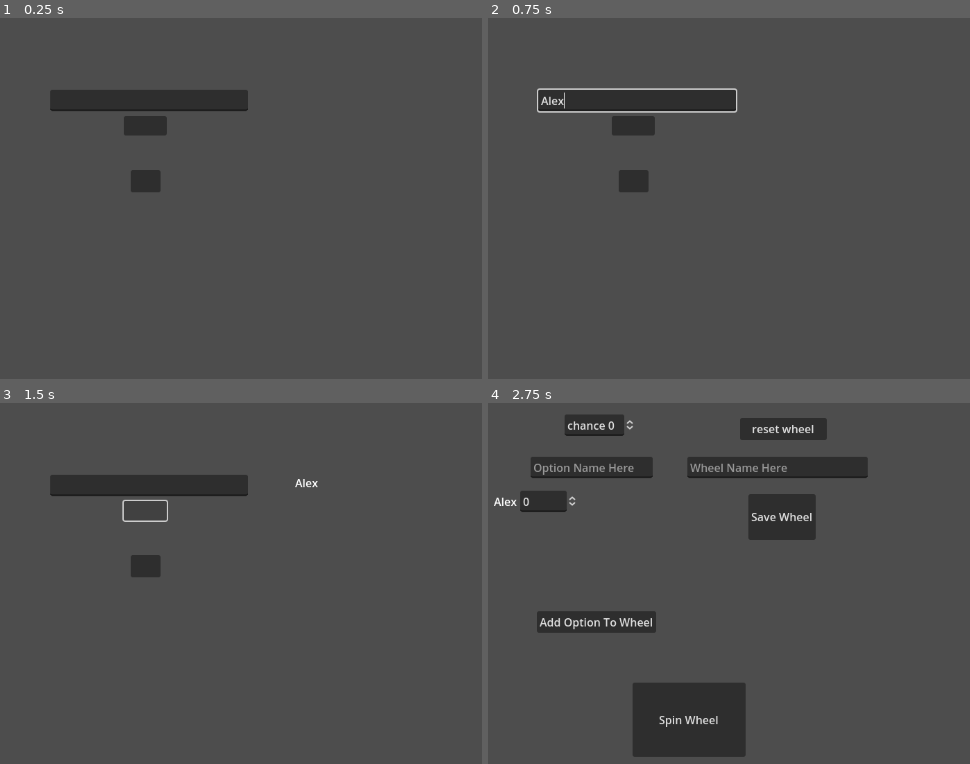
Above: before the commit, frames 1-4 (two rows, left to right).
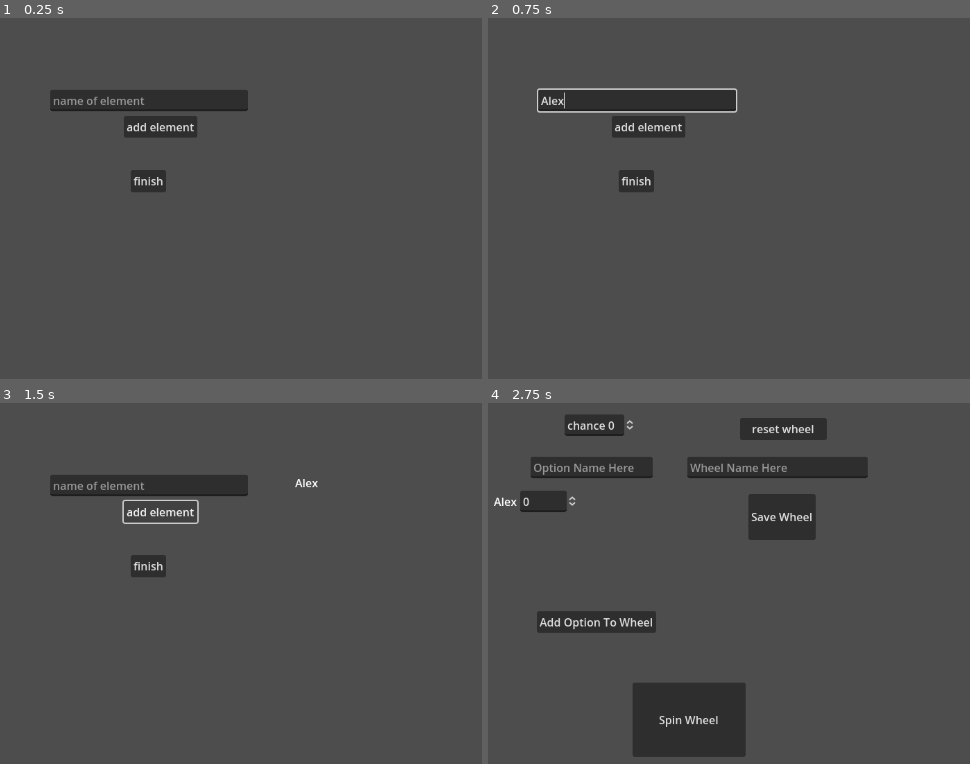
Above: after the commit, the same moments.

Repository: ArminKuburas/godot_spinner
Game: Godot game, scene res://wheel_element_creation.tscn
Same seed, same stepped clock (60 frames per second), same inputs: the game is played once before the commit and once after it.
Inputs (mouse positions are in pixels of both pictures, inside the frame that each line leads up to; where the layout moved, square brackets give the same spot in the first picture):
- Up to frame 1 (0.25 s): no input
- Up to frame 2 (0.75 s): click (637, 101) at 0.52 s; type "Alex" at 0.6 s
- Up to frame 3 (1.5 s): click (159, 511) [144, 511] at 1.25 s
- Up to frame 4 (2.75 s): click (637, 565) [632, 565] at 2 s

The runs differ from the first frame. In frame 1, 0.8% of the frame differs, in the area x 11-41%, y 21-49%; in frame 2, 0.6%; in frame 3, 0.7%; in frame 4, nothing differs.

Commit message:
feat: wheel options are now able to modify given elements

Diff:
--- a/godot-spinner-project/node_2d.gd
+++ b/godot-spinner-project/node_2d.gd
@@ -79,8 +79,13 @@
 	if file != null:
 		var data = JSON.parse_string(file.get_as_text())
 		file.close()
-		options = data
-		print("Loaded wheel: ", options)
+		if typeof(data) == TYPE_DICTIONARY:
+			options = data.get("options", [])
+			Global.elements = data.get("elements", [])
+			print("Loaded wheel: ", options)
+			print("Loaded elements: ", Global.elements)
+		else:
+			print("Error: Invalid wheel data format.")
 
 func _on_confirm_button_pressed() -> void:
 	var option_name = $option_name.text
@@ -119,22 +124,32 @@
 func save_wheel(file_name: String) -> void:
 	var file = FileAccess.open(save_path + file_name + ".json", FileAccess.WRITE)
 	if file != null:
-		file.store_string(JSON.stringify(options))
+		var wheel_data = {
+			"options": options,
+			"elements": Global.elements
+		}
+		file.store_string(JSON.stringify(wheel_data))
 		file.close()
 
 
 func _on_wheel_save_button_pressed() -> void:
 	var wheel_name = $wheel_name.text
-	if wheel_name != "":
+	if wheel_name == "":
+		print("please provide a wheel name")
+	else:
 		save_wheel(wheel_name)
 		$wheel_name.text = ""
-		var item = Button.new()
 		var file_name = wheel_name + ".json"
-		item.text = file_name
-		item.connect("pressed", Callable(self, "_on_wheel_button_pressed").bind(file_name))
-		$ScrollContainer/VBoxContainer.add_child(item)
-	else:
-		print("please provide a wheel name")
+		var exists = false
+		for child in $ScrollContainer/VBoxContainer.get_children():
+			if child is Button and child.text == file_name:
+				exists = true
+				break
+		if not exists:
+			var item = Button.new()
+			item.text = file_name
+			item.connect("pressed", Callable(self, "_on_wheel_button_pressed").bind(file_name))
+			$ScrollContainer/VBoxContainer.add_child(item)
 
 
 func _on_reset_wheel_pressed() -> void:
--- a/godot-spinner-project/wheel_element_creation.tscn
+++ b/godot-spinner-project/wheel_element_creation.tscn
@@ -17,6 +17,7 @@
 offset_top = 131.0
 offset_right = 369.0
 offset_bottom = 162.0
+placeholder_text = "name of element"
 
 [node name="ScrollContainer" type="ScrollContainer" parent="."]
 layout_mode = 0
@@ -34,6 +35,7 @@
 offset_top = 169.0
 offset_right = 252.0
 offset_bottom = 197.0
+text = "add element"
 
 [node name="finish" type="Button" parent="."]
 layout_mode = 0
@@ -41,6 +43,7 @@
 offset_top = 247.0
 offset_right = 243.0
 offset_bottom = 279.0
+text = "finish"
 
 [connection signal="pressed" from="add_element" to="." method="_on_add_element_pressed"]
 [connection signal="pressed" from="finish" to="." method="_on_finish_pressed"]
